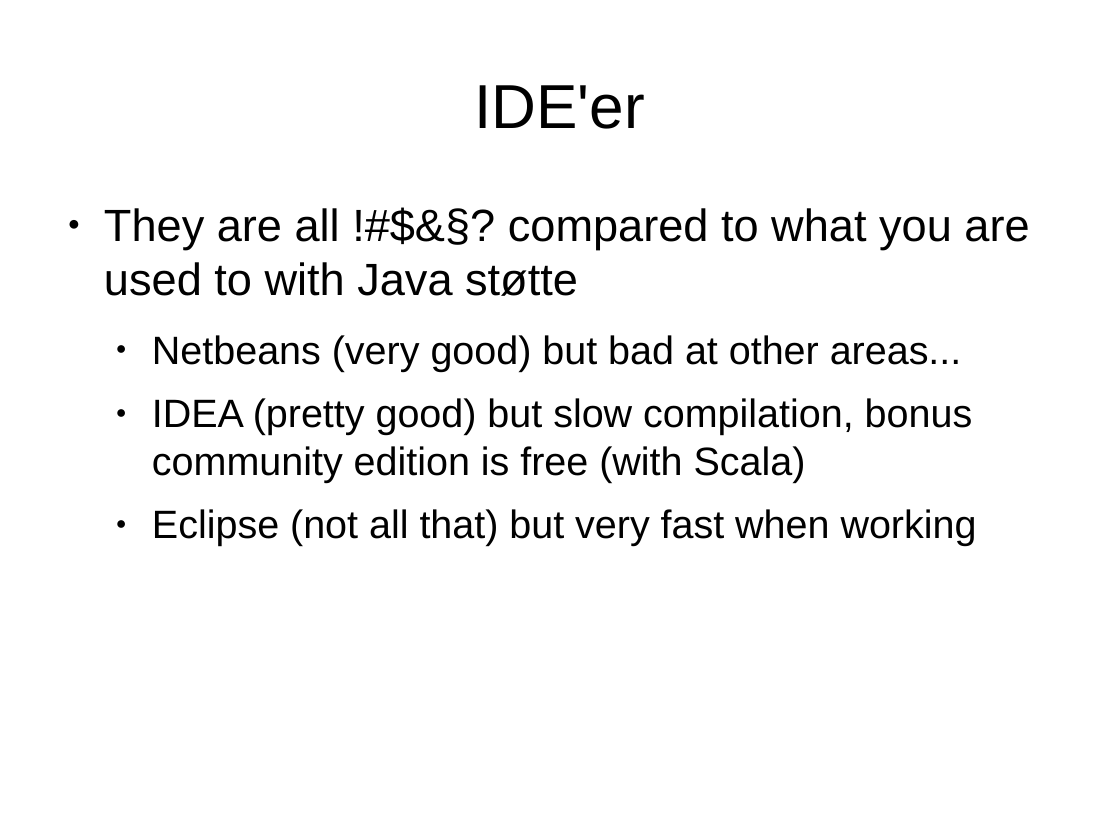
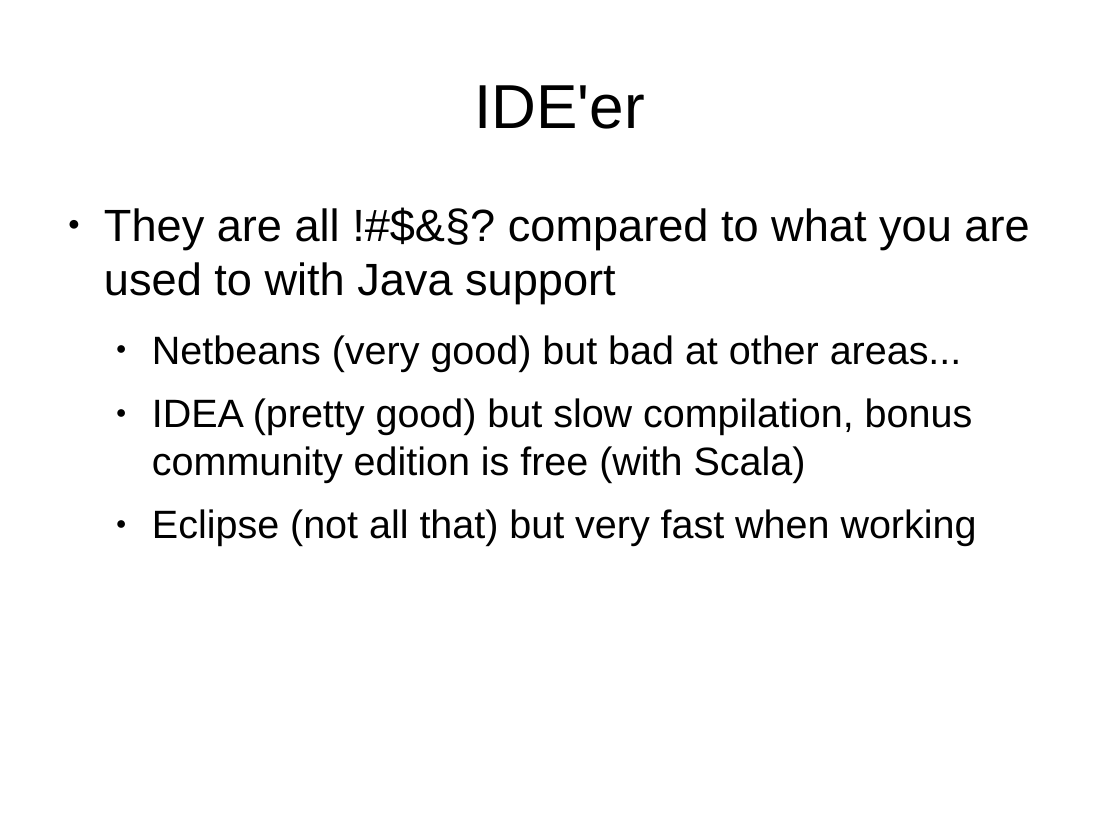
Before and after one commit to javaBin/scala-training-slides, a slide deck: slide 3 of 1.3 - tools_and_repl.odp. Drawn at 1120x840 pixels with LibreOffice and Linux fonts; fonts in the diff are those of the drawing; background and template pictures are left out. Boxes give left, top, right and bottom in pixels: in the first picture for what was removed or moved away, otherwise in the second. Text is boxed around its words. In the diff, an @@ line names an element or a change of style, - is before the commit and + after.

```diff
--- a/1.3 - tools_and_repl.odp
+++ b/1.3 - tools_and_repl.odp
@@ text at <box>104,208,1029,304</box>: text changed @@
-● They are all !#$&§? compared to what you are used to with Java støtte
+● They are all !#$&§? compared to what you are used to with Java support
```
Also in this commit, not shown: 3 other files.
